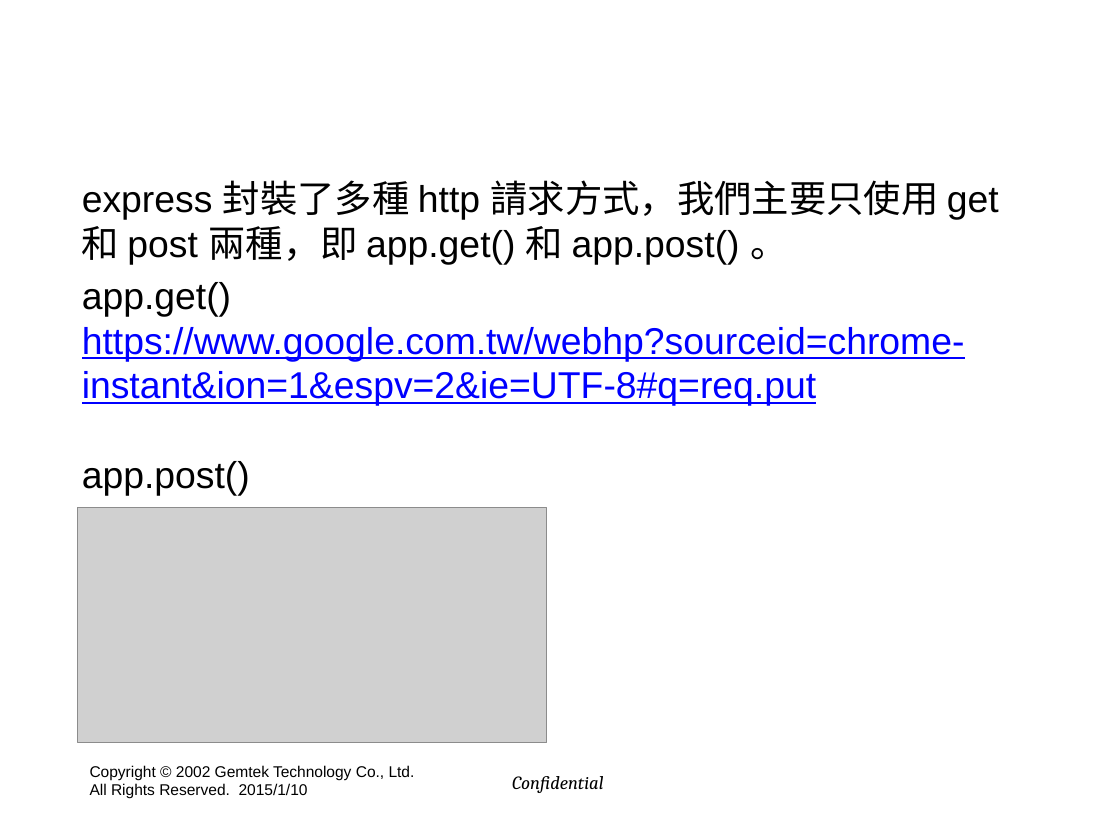
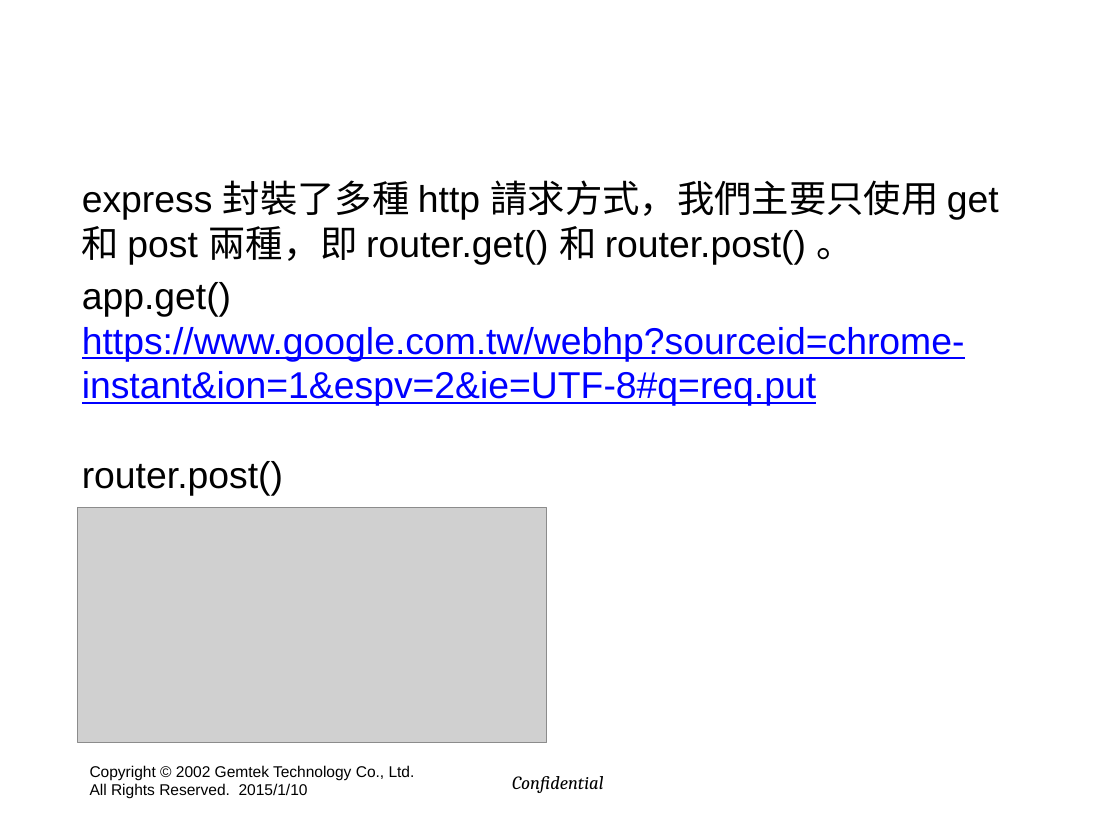
Before and after one commit to hyper570908/nodeDemo, a slide deck: slide 26 of doc/GIot_Session(win7).pptx (slide 27 before the commit). Drawn at 1120x840 pixels with LibreOffice and Linux fonts; fonts in the diff are those of the drawing; grey boxes stand for pictures; background and template pictures are left out. Boxes give left, top, right and bottom in pixels: in the first picture for what was removed or moved away, otherwise in the second. Text is boxed around its words. In the diff, an @@ line names an element or a change of style, - is before the commit and + after.

```diff
--- a/doc/GIot_Session(win7).pptx
+++ b/doc/GIot_Session(win7).pptx
@@ text at <box>82,180,999,265</box>: text changed @@
-express 封裝了多種 http 請求方式，我們主要只使用 get 和 post 兩種，即 app.get() 和 app.post() 。
+express 封裝了多種 http 請求方式，我們主要只使用 get 和 post 兩種，即 router.get() 和 router.post() 。
@@ text at <box>82,461,283,496</box>: text changed @@
-app.post()
+router.post()
```
Also in this commit, not shown: 16 other slides changed, 9 slides added, 4 slides removed, 27 other files.
